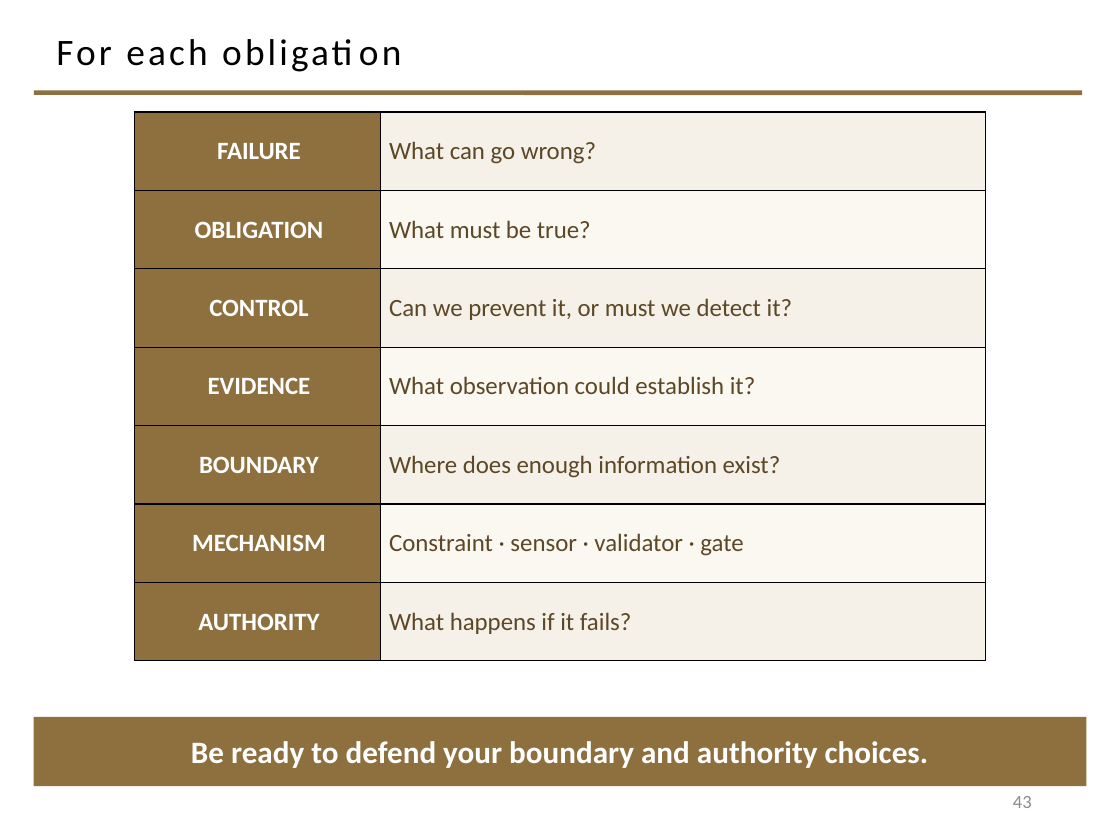
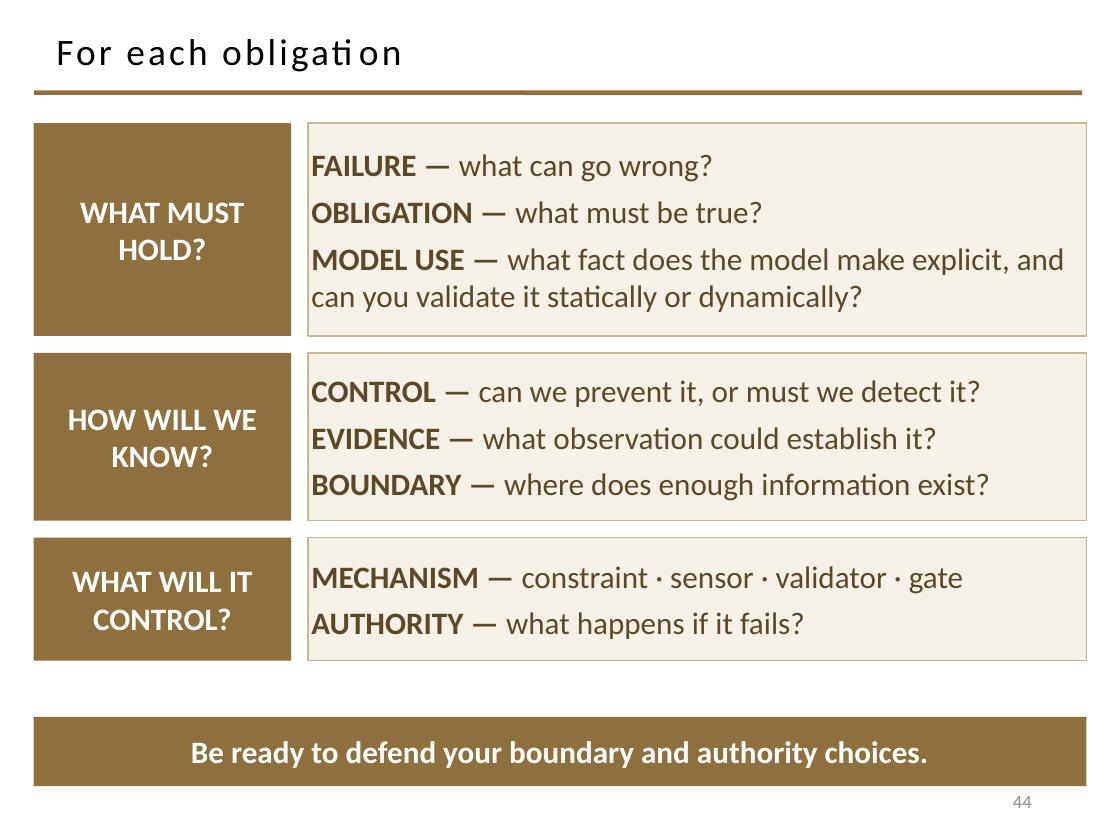
Before and after one commit to davisjam/model-based-agentic-software-engineering, a slide deck: slide 44 of course/lectures/act-2-delegation-and-control/03-alignment/2-3-Alignment.pptx (slide 43 before the commit). Drawn at 1120x840 pixels with LibreOffice and Linux fonts; fonts in the diff are those of the drawing; background and template pictures are left out. Boxes give left, top, right and bottom in pixels: in the first picture for what was removed or moved away, otherwise in the second. Text is boxed around its words. In the diff, an @@ line names an element or a change of style, - is before the commit and + after.

Commit message:
deck 2-3 S6: activity gains the model dimension; global 20pt floor closes
Divider renumbered SECTION 6. Activity slide keeps the author's four
obligations verbatim, full-width at 20pt; the given model moves to its own
slide styled as the lab's structure/behavior pair ('the lab's domain again').
Design-sequence table becomes three grouped panels (WHAT MUST HOLD / HOW WILL
WE KNOW / WHAT WILL IT CONTROL) and gains the MODEL USE question. Opening
slides (title, Master Equation, vibe-code prompt, checks line) raised to the
20pt floor. Final state: 46 slides, min 20pt instructional text on every
slide, one inherited out-of-frame shape only.

```diff
--- a/course/lectures/act-2-delegation-and-control/03-alignment/2-3-Alignment.pptx
+++ b/course/lectures/act-2-delegation-and-control/03-alignment/2-3-Alignment.pptx
@@ table removed at (x1=134, y1=112, x2=986, y2=661), 7 rows, 2 columns @@
-FAILURE | What can go wrong?
-OBLIGATION | What must be true?
-CONTROL | Can we prevent it, or must we detect it?
-EVIDENCE | What observation could establish it?
-BOUNDARY | Where does enough information exist?
-MECHANISM | Constraint · sensor · validator · gate
-AUTHORITY | What happens if it fails?
@@ rectangle added at (x1=34, y1=123, x2=291, y2=336), fill #8E6F3E, 20 pt, text #FFFFFF, bold @@
+WHAT MUST HOLD?
@@ rectangle added at (x1=308, y1=123, x2=1086, y2=336), fill #F5F1E8, outline #C9B991 1 pt, 20 pt, text #5C4826 @@
+FAILURE — what can go wrong?
+OBLIGATION — what must be true?
+MODEL USE — what fact does the model make explicit, and can you validate it statically or dynamically?
@@ rectangle added at (x1=34, y1=353, x2=291, y2=521), fill #8E6F3E, 20 pt, text #FFFFFF, bold @@
+HOW WILL WE KNOW?
@@ rectangle added at (x1=308, y1=353, x2=1086, y2=521), fill #F5F1E8, outline #C9B991 1 pt, 20 pt, text #5C4826 @@
+CONTROL — can we prevent it, or must we detect it?
+EVIDENCE — what observation could establish it?
+BOUNDARY — where does enough information exist?
@@ rectangle added at (x1=34, y1=538, x2=291, y2=661), fill #8E6F3E, 20 pt, text #FFFFFF, bold @@
+WHAT WILL IT CONTROL?
@@ rectangle added at (x1=308, y1=538, x2=1086, y2=661), fill #F5F1E8, outline #C9B991 1 pt, 20 pt, text #5C4826 @@
+MECHANISM — constraint · sensor · validator · gate
+AUTHORITY — what happens if it fails?
@@ page number at (x1=1013, y1=796, x2=1032, y2=808): text changed @@
-43
+44
```
Also in this commit, not shown: 8 other slides changed, 1 slide added.
